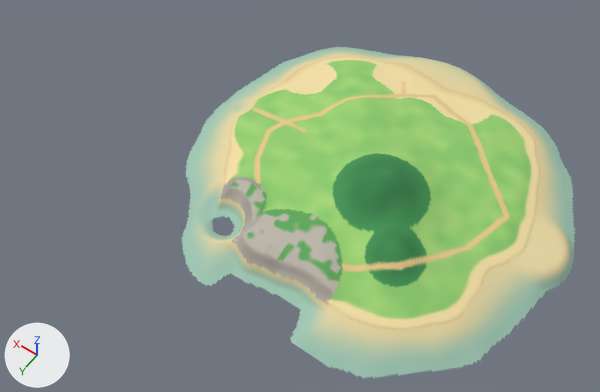
A saved change to the glTF model art/terrain/island.glb.
Camera for both pictures: a 50 mm camera at (-147.0, 280.0, 970.0) aimed at (28.0, 35.0, 584.0). Every picture has the same lights, and +X, +Y and +Z are marked at lower left. The picture after the commit comes second.

In view in the first picture: 'island'.
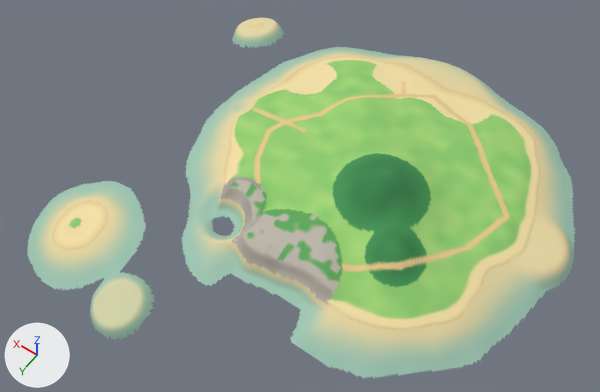
Location of each change, [x1, y1, x2, y2] in pixels of the pictures (600 x 392 px):
'island', reshaped (39% wider, 9% taller)
    before: [181, 47, 575, 379]
    after: [27, 18, 575, 379]
part 1 of me_island, added
    after: [27, 181, 154, 340]
part 2 of me_island, added
    after: [232, 18, 284, 49]

Diff of the bpy script that builds the scene:
```diff
--- a/art/terrain/island.glb.py
+++ b/art/terrain/island.glb.py
@@ me_island @@
 # used by ob_island; location = (0.0, 0.0, 0.0)
-me_island.from_pydata(...)  # 37289 vertices, 73626 faces; spans x -123.0..115.0, y -119.0..114.0, z 579.0..622.0
+me_island.from_pydata(...)  # 43466 vertices, 85436 faces; spans x -123.0..164.0, y -119.0..163.0, z 554.0..622.0
+# me_island part 1: a new loose piece of 5171 vertices spanning x 53.0..164.0, y 84.0..163.0, z 554.0..579.0, in mat_palette
+# me_island part 2: a new loose piece of 1006 vertices spanning x 128.0..164.0, y -96.0..-59.0, z 561.0..579.0, in mat_palette
 me_island.materials.append(mat_palette)
```
